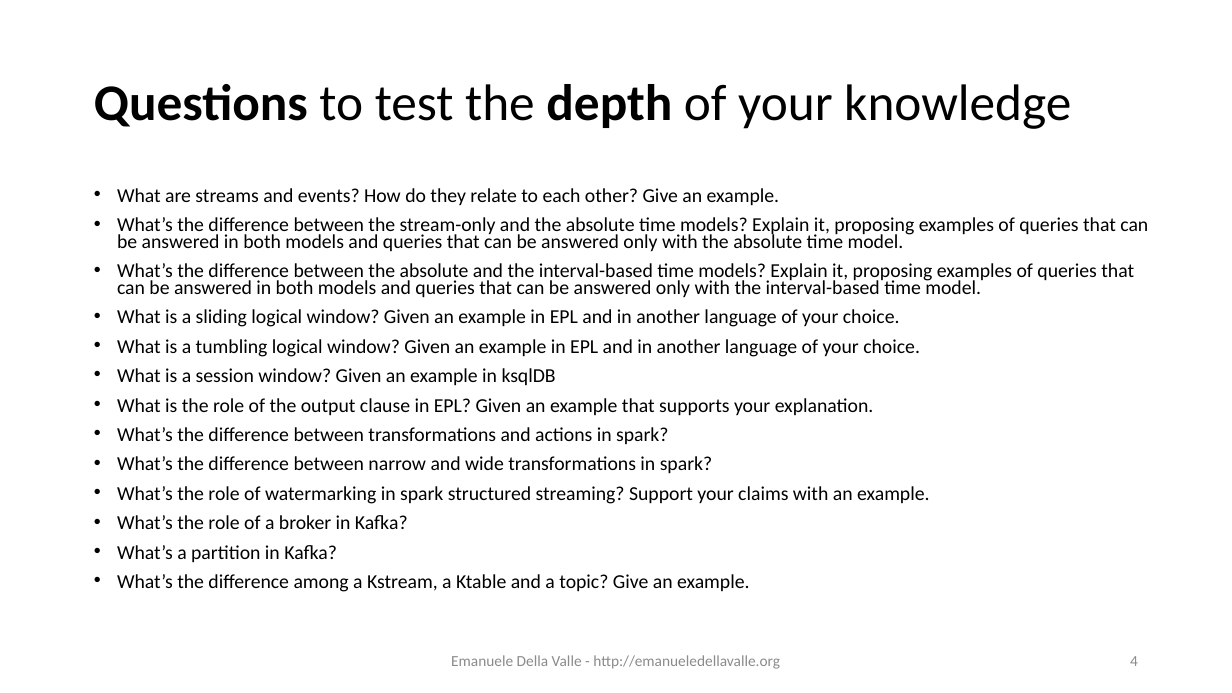
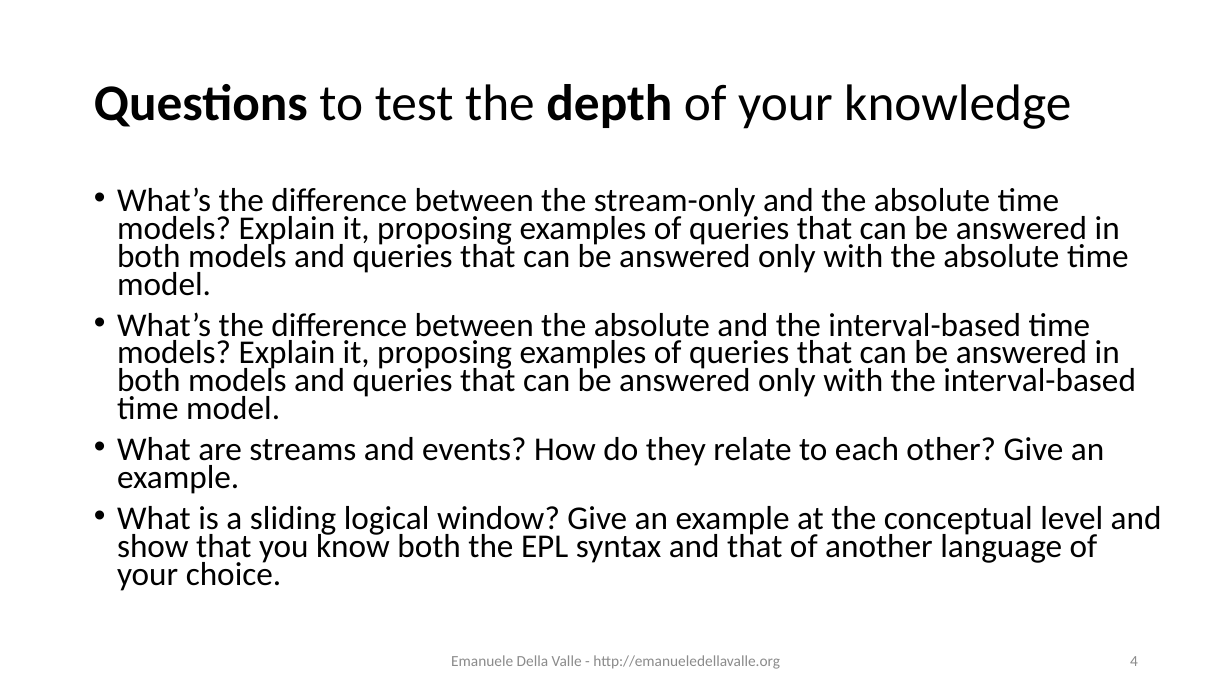
Before and after one commit to eugeniovaretti/streaming-data-analytics, a slide deck: slide 4 of lectures/07_SDE_exam-preview/07_Streaming-Data-Engineering_exam-preview.pptx. Drawn at 1232x693 pixels with LibreOffice and Linux fonts; fonts in the diff are those of the drawing. Boxes give left, top, right and bottom in pixels: in the first picture for what was removed or moved away, otherwise in the second. Text is boxed around its words. In the diff, an @@ line names an element or a change of style, - is before the commit and + after.

```diff
--- a/lectures/07_SDE_exam-preview/07_Streaming-Data-Engineering_exam-preview.pptx
+++ b/lectures/07_SDE_exam-preview/07_Streaming-Data-Engineering_exam-preview.pptx
@@ text at box(117, 188, 779, 206): paragraph removed @@
-• What are streams and events? How do they relate to each other? Give an example.
@@ text at box(117, 187, 1136, 420): size 15.4 to 25.9 pt in "What’s the difference between the stream-only and ...", "What’s the difference between the absolute and ..." @@
@@ text at box(117, 437, 1162, 591): text changed; size 15.4 to 25.9 pt @@
-• What is a sliding logical window? Given an example in EPL and in another language of your choice.
-• What is a tumbling logical window? Given an example in EPL and in another language of your choice.
-• What is a session window? Given an example in ksqlDB
-• What is the role of the output clause in EPL? Given an example that supports your explanation.
-• What’s the difference between transformations and actions in spark?
-• What’s the difference between narrow and wide transformations in spark?
-• What’s the role of watermarking in spark structured streaming? Support your claims with an example.
-• What’s the role of a broker in Kafka?
-• What’s a partition in Kafka?
-• What’s the difference among a Kstream, a Ktable and a topic? Give an example.
+• What are streams and events? How do they relate to each other? Give an example.
+• What is a sliding logical window? Give an example at the conceptual level and show that you know both the EPL syntax and that of another language of your choice.
```
Also in this commit, not shown: 7 other slides changed, 1 slide removed, 1 other file.
